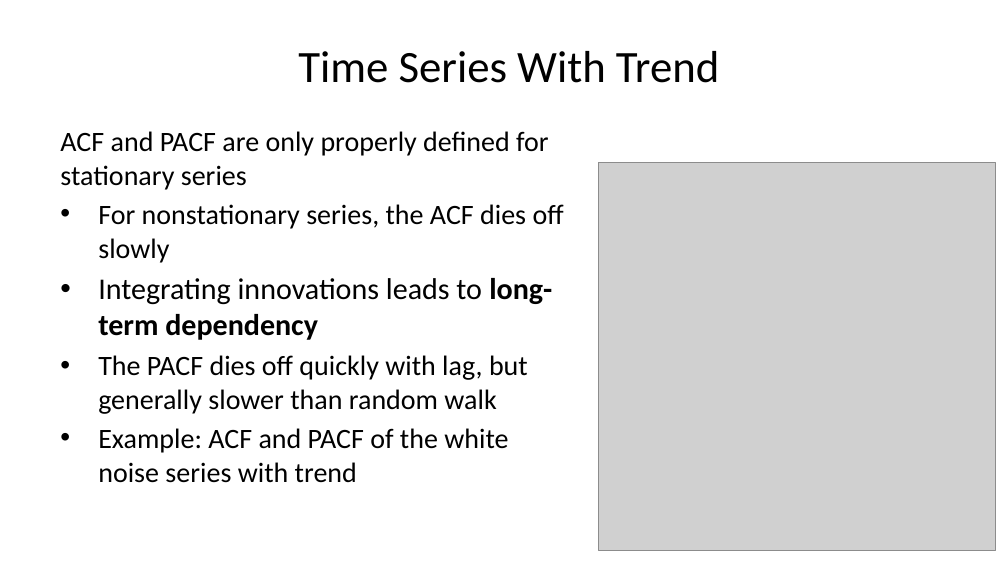
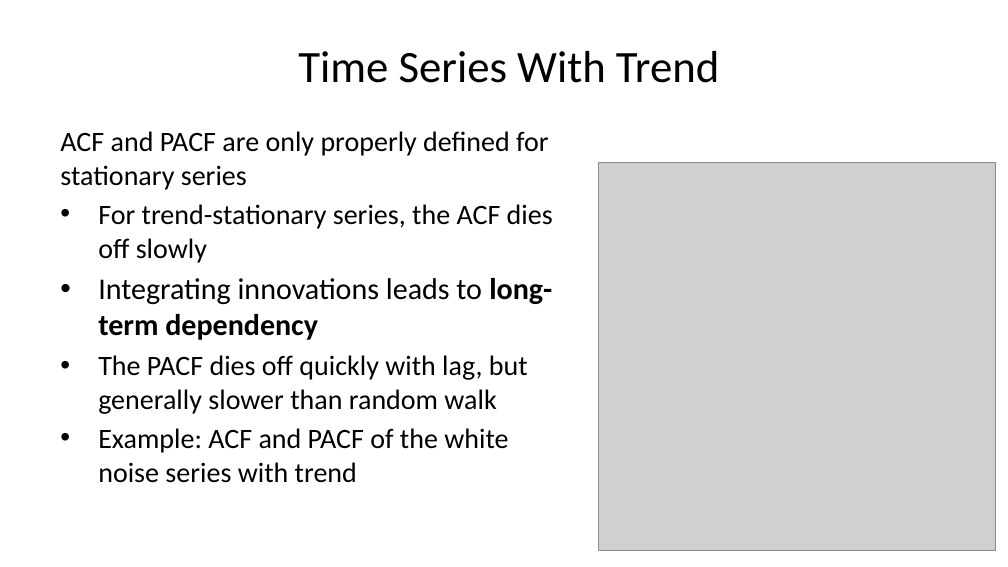
Before and after one commit to StephenElston/CSCI-E-83, a slide deck: slide 36 of LectureSlides/11_PropertiesOfTimeSeries.pptx (slide 35 before the commit). Drawn at 1008x567 pixels with LibreOffice and Linux fonts; fonts in the diff are those of the drawing; grey boxes stand for pictures. Boxes give left, top, right and bottom in pixels: in the first picture for what was removed or moved away, otherwise in the second. Text is boxed around its words. In the diff, an @@ line names an element or a change of style, - is before the commit and + after.

```diff
--- a/LectureSlides/11_PropertiesOfTimeSeries.pptx
+++ b/LectureSlides/11_PropertiesOfTimeSeries.pptx
@@ text at (98,204,553,263): text changed @@
-• For nonstationary series, the ACF dies off slowly
+• For trend-stationary series, the ACF dies off slowly
```
Also in this commit, not shown: 12 other slides changed, 2 slides added.
